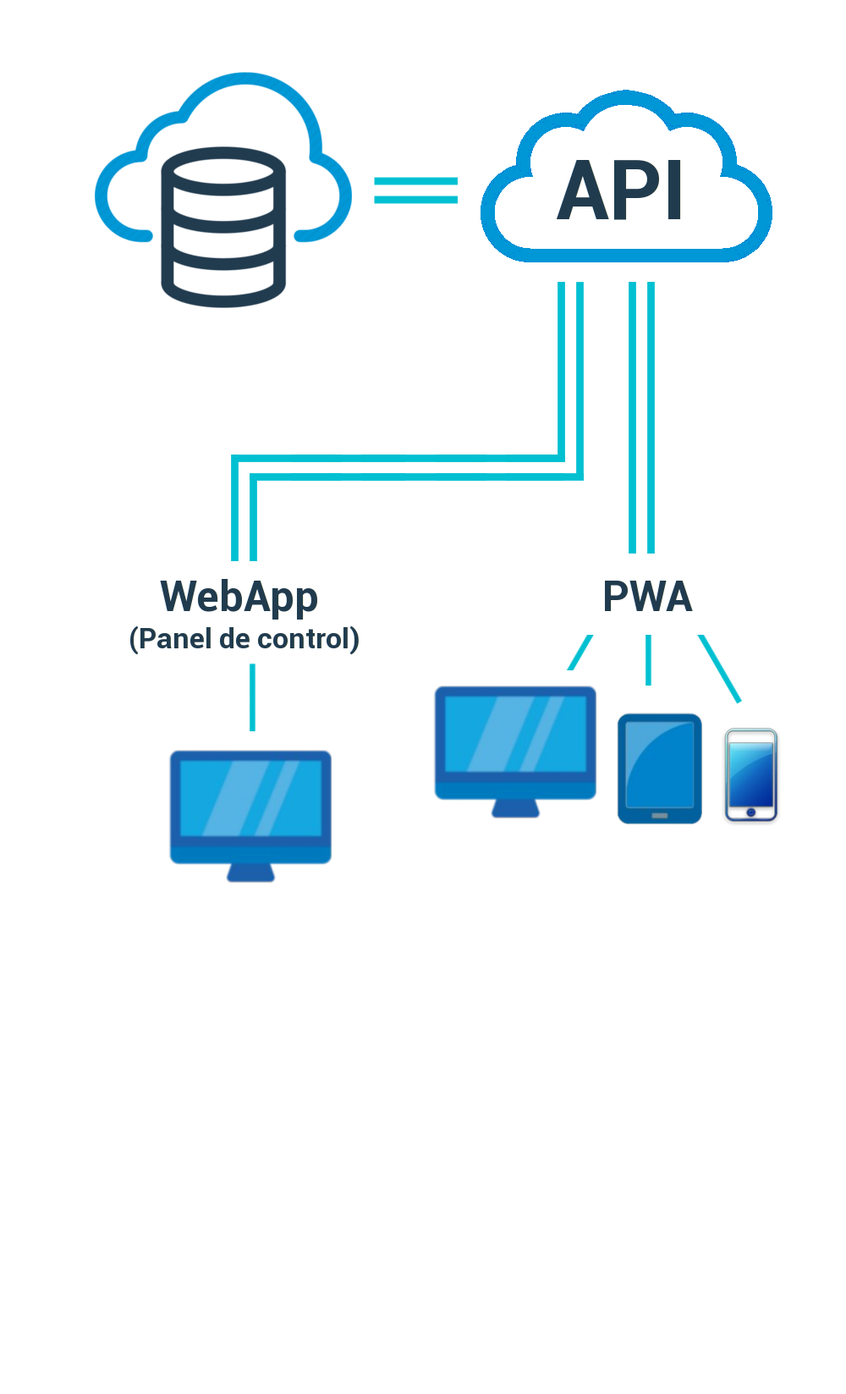
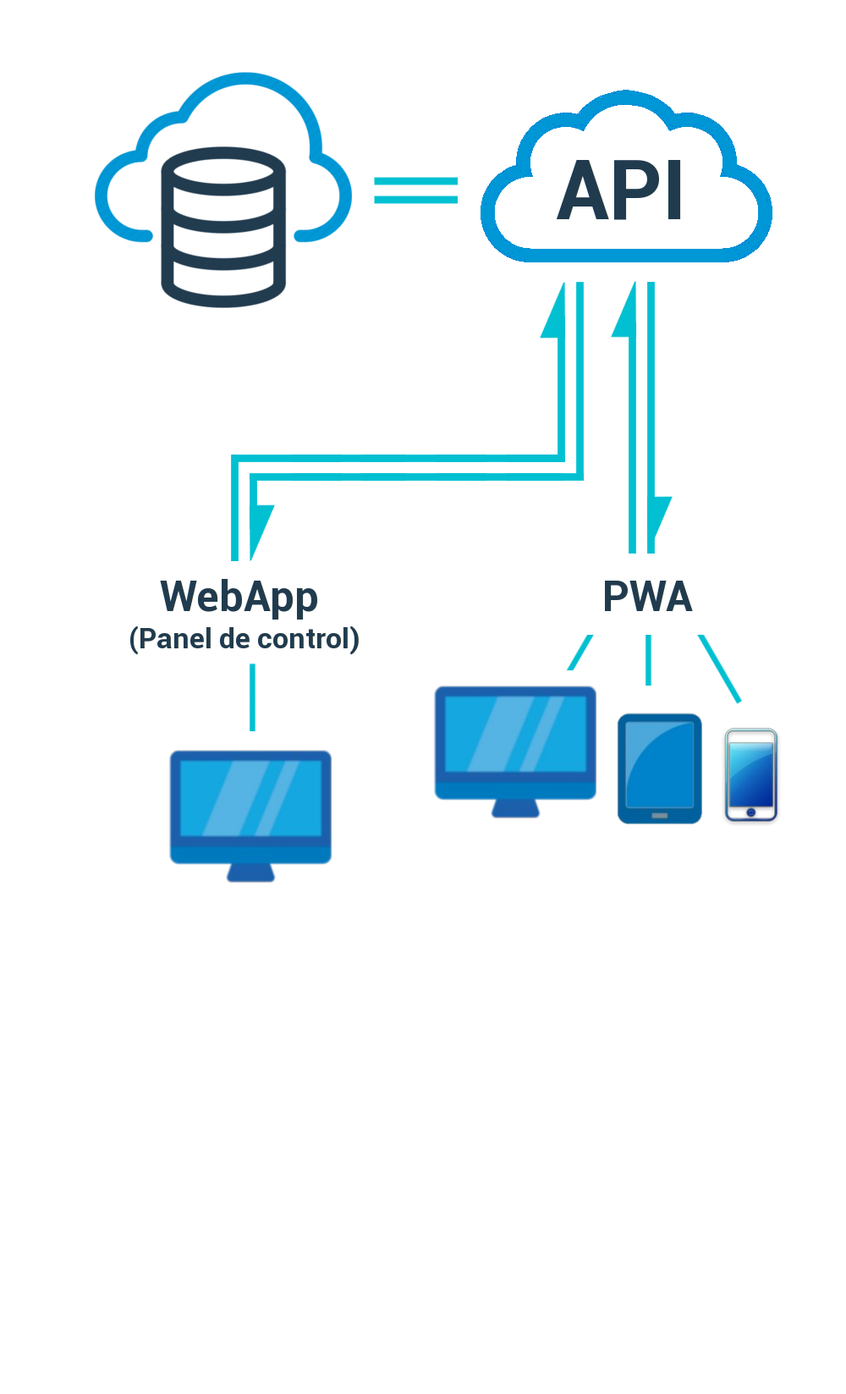
Two versions of the same layered image (846x1394). Layer-by-layer changes:
added layer "Capa pegada #16" above "Capa pegada #15" over 248, 504, 276, 562
added layer "Capa pegada #15" above "Capa pegada #14" over 646, 495, 674, 553
added layer "Capa pegada #14" above "Capa pegada #13" over 539, 281, 567, 339
added layer "Capa pegada #13" above "Capa pegada #12" over 610, 280, 638, 338
added layer "Transformación #1" above "Capa #3" over 476, 1058, 500, 1111
painted on "Capa pegada #1" over 249, 528, 258, 562
painted on "Grupo de capas #1" over 557, 281, 566, 317
painted on "Capa pegada #7" over 628, 280, 637, 323
